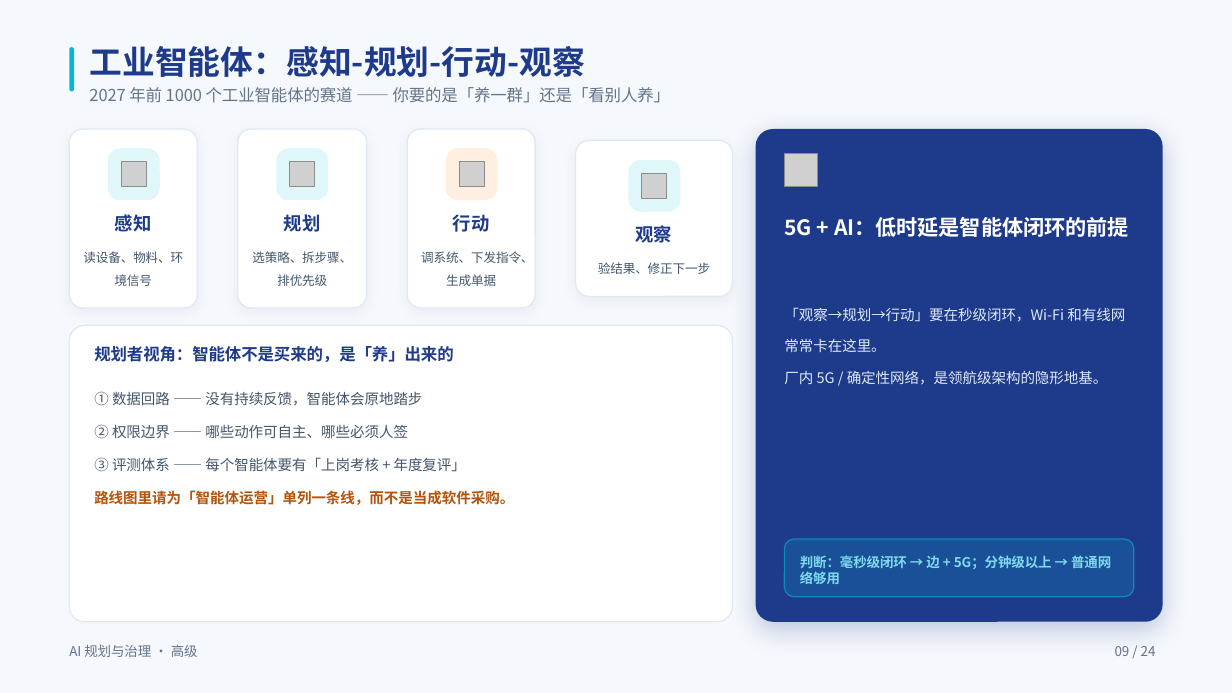
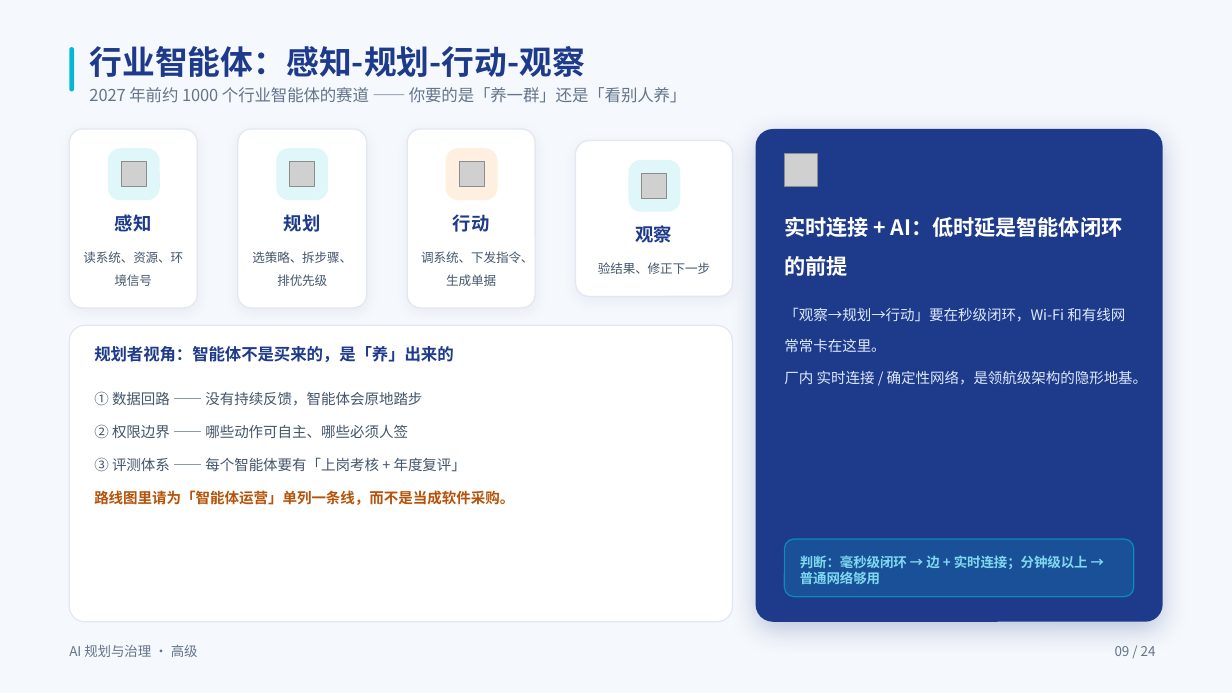
Before and after one commit to swift3000/qiyepinpeixun, a slide deck: slide 9 of 企业AI培训_交付包/高级课程_完整交付包/03_PPT课件/高级_规划层_PPT.pptx. Drawn at 1232x693 pixels with LibreOffice and Linux fonts; fonts in the diff are those of the drawing; grey boxes stand for pictures; background and template pictures are left out. Boxes give left, top, right and bottom in pixels: in the first picture for what was removed or moved away, otherwise in the second. Text is boxed around its words. In the diff, an @@ line names an element or a change of style, - is before the commit and + after.

```diff
--- a/企业AI培训_交付包/高级课程_完整交付包/03_PPT课件/高级_规划层_PPT.pptx
+++ b/企业AI培训_交付包/高级课程_完整交付包/03_PPT课件/高级_规划层_PPT.pptx
@@ text at [89,46,585,77]: text changed @@
-工业智能体：感知-规划-行动-观察
+行业智能体：感知-规划-行动-观察
@@ text at [89,87,687,103]: text changed @@
-2027 年前 1000 个工业智能体的赛道 —— 你要的是「养一群」还是「看别人养」
+2027 年前约 1000 个行业智能体的赛道 —— 你要的是「养一群」还是「看别人养」
@@ text at [784,217,1122,276]: text changed @@
-5G + AI：低时延是智能体闭环的前提
+实时连接 + AI：低时延是智能体闭环的前提
@@ text at [83,251,183,286]: text changed @@
-读设备、物料、环境信号
+读系统、资源、环境信号
@@ text at [784,371,1148,385]: text changed @@
-厂内 5G / 确定性网络，是领航级架构的隐形地基。
+厂内 实时连接 / 确定性网络，是领航级架构的隐形地基。
@@ text at [800,555,1088,584]: text changed @@
-判断：毫秒级闭环 → 边 + 5G；分钟级以上 → 普通网络够用
+判断：毫秒级闭环 → 边 + 实时连接；分钟级以上 → 普通网络够用
```
Also in this commit, not shown: 16 other slides changed.
